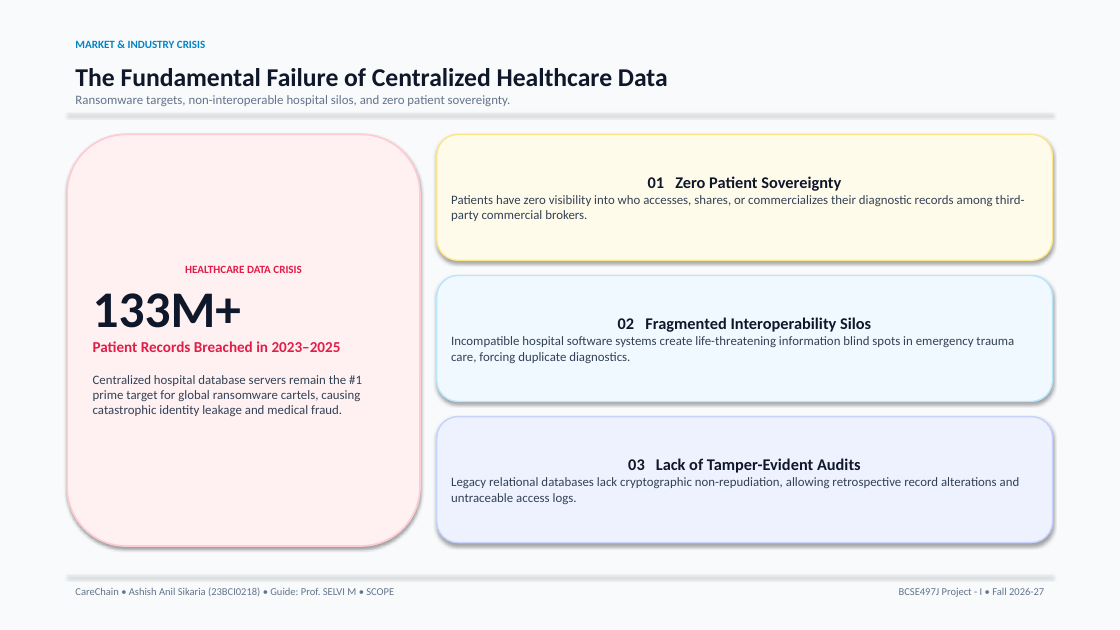
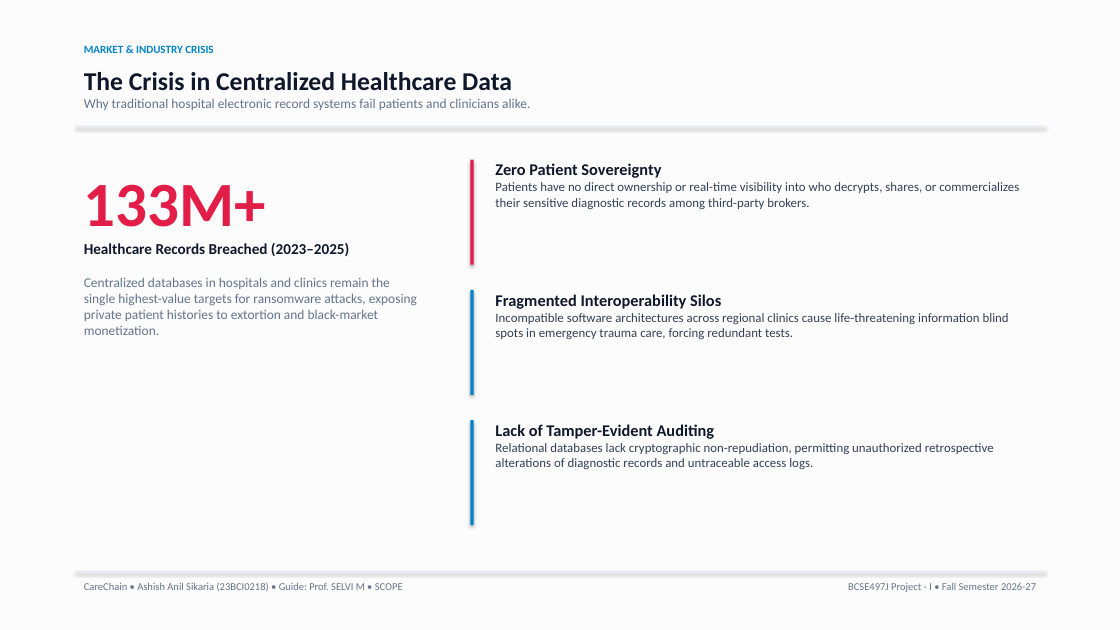
Before and after one commit to ashishanilsikaria/CareChain, a slide deck: slide 3 of docs/presentation/CareChain_Presentation.pptx. Drawn at 1120x630 pixels with LibreOffice and Linux fonts; fonts in the diff are those of the drawing. Boxes give left, top, right and bottom in pixels: in the first picture for what was removed or moved away, otherwise in the second. Text is boxed around its words. In the diff, an @@ line names an element or a change of style, - is before the commit and + after.

Commit message:
refactor(presentation): restructure slides with natural human-crafted layout, open whitespace, and editorial typography

```diff
--- a/docs/presentation/CareChain_Presentation.pptx
+++ b/docs/presentation/CareChain_Presentation.pptx
@@ rectangle at box(0, 0, 1120, 630): fill #F8FAFC to #FCFCFD @@
@@ text "MARKET & INDUSTRY CRISIS": place and size @@
-text "MARKET & INDUSTRY CRISIS" at box(75, 40, 205, 48)
+text "MARKET & INDUSTRY CRISIS" at box(84, 45, 213, 53)
@@ text at box(84, 72, 530, 110): text changed; size 11 to 11.5 pt @@
-The Fundamental Failure of Centralized Healthcare Data
-Ransomware targets, non-interoperable hospital silos, and zero patient sovereignty.
+The Crisis in Centralized Healthcare Data
+Why traditional hospital electronic record systems fail patients and clinicians alike.
@@ rectangle: place and size @@
-rectangle at box(67, 113, 1053, 114)
+rectangle at box(76, 126, 1044, 127)
@@ text "133M+": place and size @@
-text "133M+" at box(67, 134, 420, 546)
+text "133M+" at box(84, 184, 417, 335)
@@ text "133M+" at box(84, 184, 417, 335): vertical alignment middle to top; fill #FFF1F2 to none; outline #FECDD3 1.5 pt to none; shadow off @@
@@ rectangle added at box(471, 160, 474, 265), fill #E11D48 @@
@@ text "Zero Patient Sovereignty": place and size @@
-text "Zero Patient Sovereignty" at box(437, 134, 1053, 260)
+text "Zero Patient Sovereignty" at box(495, 163, 1019, 209)
@@ text "Zero Patient Sovereignty" at box(495, 163, 1019, 209): vertical alignment middle to top; fill #FFFBEB to none; outline #FDE68A 1.2 pt to none; shadow off @@
@@ text at box(495, 163, 1019, 209): text changed @@
-01 Zero Patient Sovereignty
-Patients have zero visibility into who accesses, shares, or commercializes their diagnostic records among third-party commercial brokers.
+Zero Patient Sovereignty
+Patients have no direct ownership or real-time visibility into who decrypts, shares, or commercializes their sensitive diagnostic records among third-party brokers.
@@ text at box(84, 184, 266, 227): size 44 to 54 pt, text colour #0F172A to #E11D48 in "133M+" @@
@@ text at box(84, 243, 417, 335): text changed; size 11 to 11.5 pt; text colour #334155 to #64748B @@
-Patient Records Breached in 2023–2025
-Centralized hospital database servers remain the #1 prime target for global ransomware cartels, causing catastrophic identity leakage and medical fraud.
+Healthcare Records Breached (2023–2025)
+Centralized databases in hospitals and clinics remain the single highest-value targets for ransomware attacks, exposing private patient histories to extortion and black-market monetization.
@@ text at box(185, 265, 301, 273): paragraph removed @@
-HEALTHCARE DATA CRISIS
@@ rectangle added at box(471, 290, 474, 395), fill #0284C7 @@
@@ text "Fragmented Interoperability Silos": place and size @@
-text "Fragmented Interoperability Silos" at box(437, 276, 1053, 402)
+text "Fragmented Interoperability Silos" at box(495, 294, 1009, 339)
@@ text "Fragmented Interoperability Silos" at box(495, 294, 1009, 339): vertical alignment middle to top; fill #F0F9FF to none; outline #BAE6FD 1.2 pt to none; shadow off @@
@@ text at box(495, 294, 1009, 339): text changed @@
-02 Fragmented Interoperability Silos
-Incompatible hospital software systems create life-threatening information blind spots in emergency trauma care, forcing duplicate diagnostics.
+Fragmented Interoperability Silos
+Incompatible software architectures across regional clinics cause life-threatening information blind spots in emergency trauma care, forcing redundant tests.
@@ text "Lack of Tamper-Evident Auditing": place and size @@
-text "Lack of Tamper-Evident Auditing" at box(437, 417, 1053, 543)
+text "Lack of Tamper-Evident Auditing" at box(495, 424, 994, 469)
@@ text "Lack of Tamper-Evident Auditing" at box(495, 424, 994, 469): vertical alignment middle to top; fill #EEF2FF to none; outline #C7D2FE 1.2 pt to none; shadow off @@
@@ rectangle added at box(471, 420, 474, 525), fill #0284C7 @@
@@ text at box(495, 424, 994, 469): text changed @@
-03 Lack of Tamper-Evident Audits
-Legacy relational databases lack cryptographic non-repudiation, allowing retrospective record alterations and untraceable access logs.
+Lack of Tamper-Evident Auditing
+Relational databases lack cryptographic non-repudiation, permitting unauthorized retrospective alterations of diagnostic records and untraceable access logs.
@@ text "CareChain • Ashish Anil Sikaria ...": place and size @@
-text "CareChain • Ashish Anil Sikaria ..." at box(75, 587, 394, 596)
+text "CareChain • Ashish Anil Sikaria ..." at box(84, 582, 403, 591)
@@ rectangle: place and size @@
-rectangle at box(67, 576, 1053, 576)
+rectangle at box(76, 571, 1044, 572)
@@ text at box(848, 583, 1036, 592): text changed @@
-BCSE497J Project - I • Fall 2026-27
+BCSE497J Project - I • Fall Semester 2026-27
```
Also in this commit, not shown: 9 other slides changed, 1 other file.
